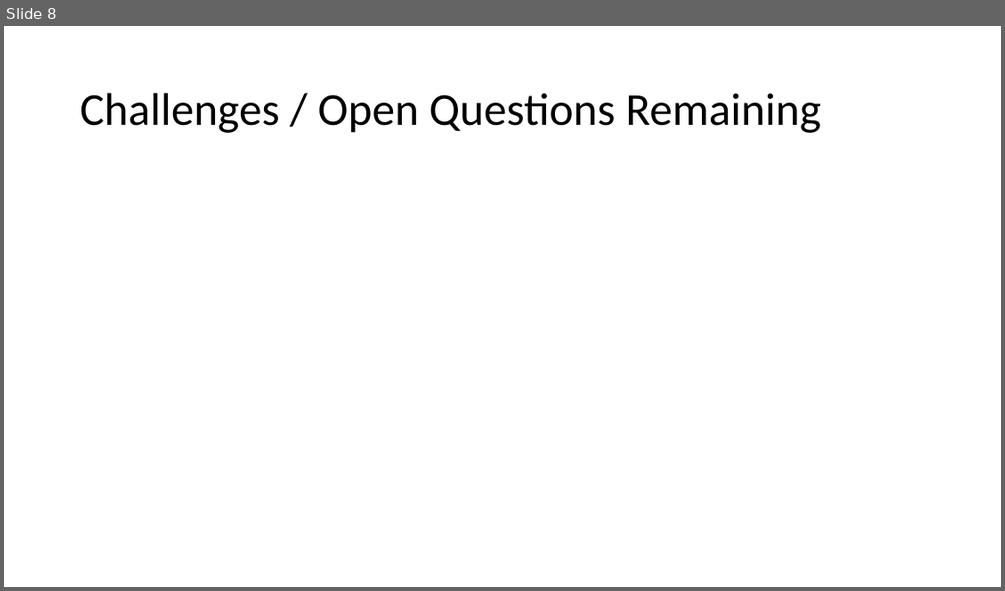
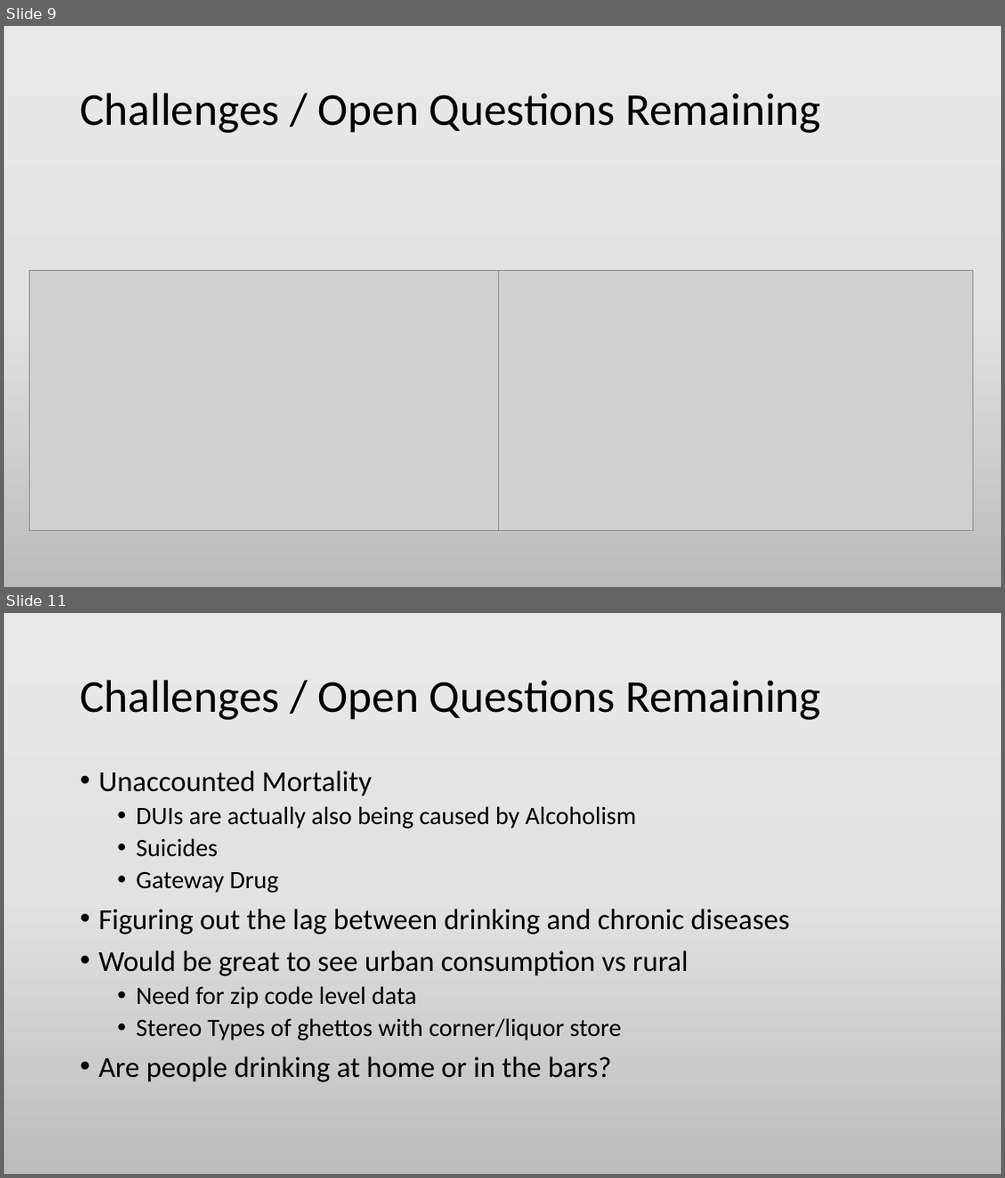
Before and after one commit to cmtaflin/Groupb2, a slide deck: Caused of Alcoholism.pptx. Shown one above the other, each under a label of ours: slide 8 before the commit, slides 9 and 11 after it; the slides between them are not shown. The pictures are 1005x591 and 1005x1178 pixels, drawn with LibreOffice and Linux fonts; fonts in the diff are those of the drawing; grey boxes stand for pictures. Boxes give left, top, right and bottom in pixels: in the first picture for what was removed or moved away, otherwise in the second. Text is boxed around its words. In the diff, an @@ line names an element or a change of style, - is before the commit and + after.

```diff
--- a/Caused of Alcoholism.pptx
+++ b/Caused of Alcoholism.pptx
@@ slide 11 added at [4, 613, 1001, 1174], background gradient #EBEAEA to #E4E3E3 to #BDBCBC @@
@@ title added at [80, 680, 821, 720], 44 pt, text #000000 @@
+Challenges / Open Questions Remaining
@@ text added at [98, 771, 790, 1082], 28 pt, text #000000 @@
+• Unaccounted Mortality
+  • DUIs are actually also being caused by Alcoholism
+  • Suicides
+  • Gateway Drug
+• Figuring out the lag between drinking and chronic diseases
+• Would be great to see urban consumption vs rural
+  • Need for zip code level data
+  • Stereo Types of ghettos with corner/liquor store
+• Are people drinking at home or in the bars?
@@ what was slide 8 is now slide 9 @@
@@ slide 9 changed as well @@
@@ background #FFFFFF to gradient #EBEAEA to #E4E3E3 to #BDBCBC @@
@@ picture added at [30, 271, 503, 530] @@
@@ picture added at [498, 271, 972, 530] @@
```
Also in this commit, not shown: 9 other slides changed, 3 other slides added, 5 other files.
